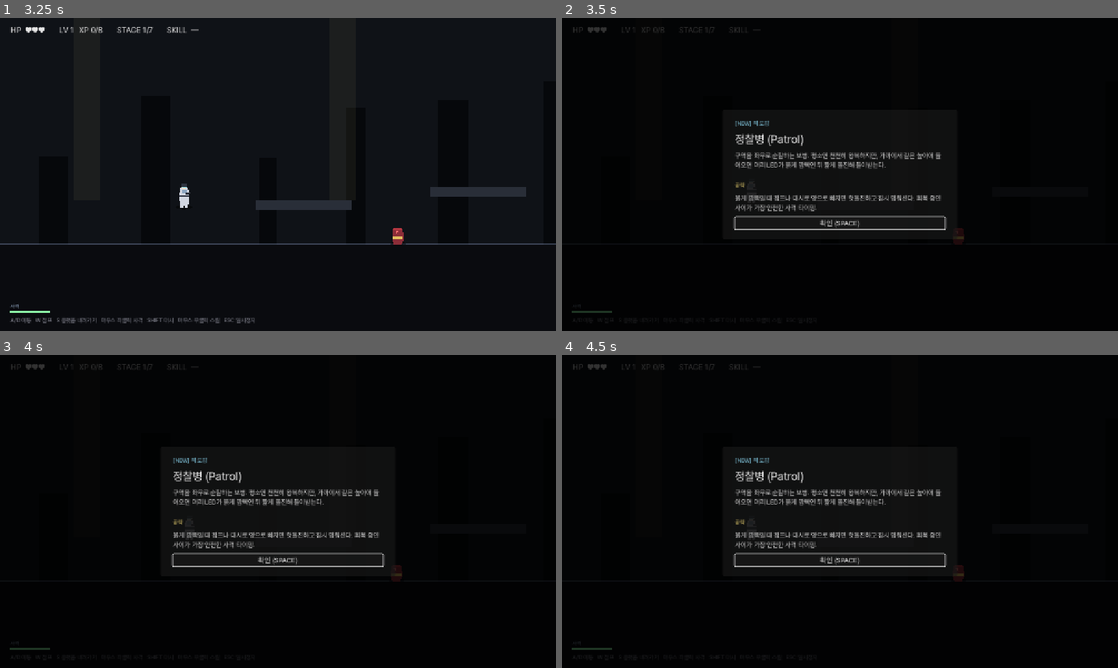
Above: before the commit, frames 1-4 (two rows, left to right).
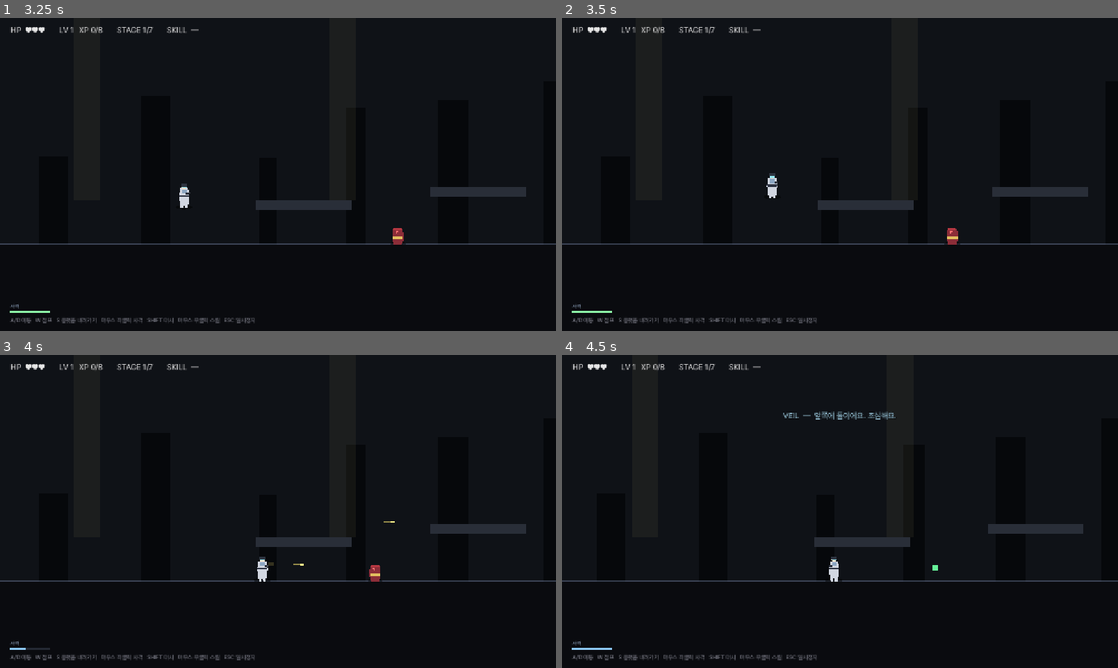
Above: after the commit, the same moments.

Repository: soomin007/EyesOnYou
Game: Godot game, scene res://scenes/stage.tscn
Two runs of this game, one before a commit and one after it. Both use one fixed random seed, a clock stepped at 60 frames per second and the inputs below. This scene is started directly instead of the project's main scene.
Inputs (mouse positions are in pixels of both pictures, inside the frame that each line leads up to):
- Up to frame 1 (3.25 s): tap Enter at 0.5 s; move the mouse to (400, 158) at 0.52 s; hold J (attack) 0.53-1.28 s; hold D (move_right) 0.53-2.03 s; click (400, 158) at 0.67 s; tap W (jump) at 0.77, 1.52, 3.02 s; move the mouse to (166, 190) at 1.27 s; tap Shift (dash) at 1.35 s; move the mouse to (333, 105) at 2.02 s; hold A (move_left) 2.03-2.78 s; tap Space at 2.1 s; move the mouse to (250, 237) at 2.77 s; hold D (move_right) from 2.78 s (still down); tap K at 2.85 s; click (250, 237) at 2.92 s
- Up to frame 2 (3.5 s): keep holding D (move_right)
- Up to frame 3 (4 s): keep holding D (move_right); move the mouse to (444, 558) at 3.52 s; hold J (attack) from 3.53 s (still down); tap W (jump) at 3.77 s
- Up to frame 4 (4.5 s): move the mouse to (673, 464) at 4.27 s; release D (move_right) at 4.28 s; release J (attack) at 4.28 s; hold A (move_left) from 4.28 s (still down); tap Shift (dash) at 4.35 s

Frame 1 is identical in both runs. In frame 2, 4.8% of the frame differs, in the area x 0-100%, y 2-98%; in frame 3, 4.8%; in frame 4, 5.6%, in the area x 0-100%, y 0-98%.
Error after the commit: Parse Error: Not all code paths return a value. (res://scripts/BestiaryOverlay.gd:12)

Commit message:
docs+refactor: show-don't-tell 톤 일괄 적용
- DESIGN_show_dont_tell.md 작성 — 텍스트→체험 디자인 원칙 + 적용 후보
- 보스 페이즈 알림: 큰 영문 배너 제거 → VEIL 짧은 자막
  ("패턴이 바뀌었어요. 양쪽 조심해요." / "불안정해졌어요. 거리 두고 빠르게.")
- 오프닝: INTRO_SYSTEM 3단락 의뢰인/지원/배경 → 1단락 짧게.
  INTRO_VEIL 3줄 인사 → 2줄.
- 도감: blurb + tactic 이중 → blurb 한 줄 (관찰 톤). 공략 언급 제거.
  RichTextLabel + 키워드 노란색 강조 (LED, 조준선, 그림자 등)

Diff:
--- a/scripts/BestiaryData.gd
+++ b/scripts/BestiaryData.gd
@@ -4,31 +4,28 @@
 # 적 도감 — 첫 조우 시 BestiaryOverlay가 이 데이터를 카드로 표시.
 # id는 Enemy._enemy_id() 반환값과 일치해야 함.
 
+# 도감은 "관찰 메모" 톤 — 행동 단서만 짧게 적고, 공략은 플레이로 알아가게.
+# (사용자 디자인 방향: 글로 명시 설명 < 체험으로 체득)
 const ENEMIES: Dictionary = {
 	"patrol": {
-		"name": "정찰병 (Patrol)",
-		"blurb": "구역을 좌우로 순찰하는 보병. 평소엔 천천히 왕복하지만, 가까이서 같은 높이에 들어오면 머리 LED가 붉게 깜빡인 뒤 짧게 돌진해 들이받는다.",
-		"tactic": "붉게 깜빡일 때 점프나 대시로 옆으로 빠지면 헛돌진하고 잠시 멈춰선다. 회복 중인 사이가 가장 안전한 사격 타이밍.",
+		"name": "정찰병",
+		"blurb": "좌우 순찰. 가까이 가면 머리 LED가 붉게 깜빡인다.",
 	},
 	"sniper": {
-		"name": "저격수 (Sniper)",
-		"blurb": "한 자리에 박혀 붉은 조준선으로 잠시 겨눈 뒤 발사하는 원거리 적. 사거리는 길지만 조준이 끊기면 발사를 취소한다.",
-		"tactic": "조준선이 보이는 동안 플랫폼이나 벽 뒤로 시야를 끊으면 사격이 취소된다. 엄폐 후 측면으로 돌아 들어가 단발에 정리.",
+		"name": "저격수",
+		"blurb": "한 자리에 박혀 붉은 조준선을 쏜다. 시야가 끊기면 사격이 취소된다.",
 	},
 	"drone": {
-		"name": "공습 드론 (Strike Drone)",
-		"blurb": "공중에서 플레이어를 추적하는 정찰체. 머리 위로 올라오면 호버링하며 폭탄을 투하한다. 폭탄은 떨어지면서 광역 폭발.",
-		"tactic": "그림자가 머리 위에 들어오면 즉시 옆으로 이동. 호버링 중에는 발이 멈춰 있어 사격하기 좋다. 폭탄을 떨구기 전에 떨어뜨리는 게 핵심.",
+		"name": "공습 드론",
+		"blurb": "공중에서 머리 위로 따라온다. 그림자를 본다.",
 	},
 	"bomber": {
-		"name": "자폭병 (Charger)",
-		"blurb": "가슴에 폭탄을 끌어안은 보병. 평소엔 느리게 배회하지만 시야에 들어오면 빠르게 따라붙고, 근거리에 닿으면 빨갛게 깜빡인 뒤 자폭한다.",
-		"tactic": "체력은 한 발에 빠진다. 깜빡이기 시작하기 전에 거리를 두고 사격으로 정리. 이미 카운트다운에 들어갔다면 폭발 반경(약 70px) 밖으로 빠져나오는 게 우선.",
+		"name": "자폭병",
+		"blurb": "느리게 배회. 시야에 들면 따라붙고, 빨갛게 깜빡인다.",
 	},
 	"shield": {
-		"name": "방패병 (Bulwark)",
-		"blurb": "정면에 큰 방패를 든 중장보병. 정면에서 들어오는 사격은 방패가 튕겨내고 데미지가 통하지 않는다. 측면이나 등 뒤에서만 피해를 입는다.",
-		"tactic": "정면 돌파는 시간 낭비 — 점프나 대시로 측면을 잡거나 등 뒤로 돌아 사격하면 그제야 체력이 깎인다. 근접 휘두르기는 정면 한 보 거리에서만 위험.",
+		"name": "방패병",
+		"blurb": "정면에 큰 방패. 정면 사격은 튕겨낸다.",
 	},
 }
 
--- a/scripts/BestiaryOverlay.gd
+++ b/scripts/BestiaryOverlay.gd
@@ -50,47 +50,47 @@
 	margin.add_child(v)
 
 	var header := Label.new()
-	header.text = "[NEW] 적 도감"
-	header.add_theme_font_size_override("font_size", 13)
+	header.text = "[조우]"
+	header.add_theme_font_size_override("font_size", 12)
 	header.add_theme_color_override("font_color", Color(0.55, 0.85, 0.95))
 	v.add_child(header)
 
 	var name_label := Label.new()
 	name_label.text = str(data.get("name", "???"))
-	name_label.add_theme_font_size_override("font_size", 26)
+	name_label.add_theme_font_size_override("font_size", 24)
 	name_label.add_theme_color_override("font_color", Color(0.95, 0.95, 0.95))
 	v.add_child(name_label)
 
-	var blurb := Label.new()
-	blurb.text = str(data.get("blurb", ""))
-	blurb.add_theme_font_size_override("font_size", 15)
-	blurb.add_theme_color_override("font_color", Color(0.85, 0.85, 0.85))
-	blurb.autowrap_mode = TextServer.AUTOWRAP_WORD_SMART
+	# 관찰 메모 — 짧은 행동 단서. 공략은 플레이로 알아가게 (글로 풀지 않음).
+	# 행동 키워드("LED", "조준선", "그림자" 등)만 강조 색으로 구분.
+	var blurb := RichTextLabel.new()
+	blurb.bbcode_enabled = true
+	blurb.fit_content = true
+	blurb.scroll_active = false
+	blurb.text = _highlight_keywords(str(data.get("blurb", "")))
+	blurb.add_theme_font_size_override("normal_font_size", 15)
+	blurb.add_theme_color_override("default_color", Color(0.85, 0.85, 0.85))
 	blurb.custom_minimum_size = Vector2(480, 0)
 	v.add_child(blurb)
 
-	v.add_child(HSeparator.new())
-
-	var tactic_h := Label.new()
-	tactic_h.text = "공략"
-	tactic_h.add_theme_font_size_override("font_size", 13)
-	tactic_h.add_theme_color_override("font_color", Color(0.95, 0.85, 0.45))
-	v.add_child(tactic_h)
-
-	var tactic := Label.new()
-	tactic.text = str(data.get("tactic", ""))
-	tactic.add_theme_font_size_override("font_size", 15)
-	tactic.add_theme_color_override("font_color", Color(0.85, 0.85, 0.85))
-	tactic.autowrap_mode = TextServer.AUTOWRAP_WORD_SMART
-	tactic.custom_minimum_size = Vector2(480, 0)
-	v.add_child(tactic)
-
 	var btn := Button.new()
-	btn.text = "확인 (SPACE)"
+	btn.text = "확인"
 	btn.process_mode = Node.PROCESS_MODE_ALWAYS
 	btn.pressed.connect(func() -> void: _close(layer))
 	v.add_child(btn)
 	btn.grab_focus.call_deferred()
+
+# 행동 단서 단어를 노란색으로 강조 — 정보를 글로 풀지 않고 시선만 유도.
+static func _highlight_keywords(text: String) -> String:
+	var keywords: Array = [
+		"붉게 깜빡", "조준선", "그림자", "빨갛게 깜빡", "방패", "튕겨낸다",
+		"순찰", "호버", "자폭",
+	]
+	var result: String = text
+	for k in keywords:
+		var word: String = str(k)
+		result = result.replace(word, "[color=#f5d873]%s[/color]" % word)
+	return result
 
 	host.add_child(layer)
 	return layer
--- a/scripts/Stage.gd
+++ b/scripts/Stage.gd
@@ -1481,47 +1481,15 @@
 		3: boss_hp_bar_fill.color = Color(1.0, 0.18, 0.18)
 
 func _on_boss_phase_changed(new_phase: int) -> void:
-	# 화면 플래시 + 카메라 흔들림. 큰 페이즈 라벨로 인지 보강.
-	_screen_flash(Color(1.0, 0.20, 0.22, 0.65), 0.08, 0.55)
-	_camera_shake(8.0 if new_phase == 2 else 14.0, 0.5)
-	var phase_text: String = ""
-	var phase_color: Color = Color(1.0, 0.55, 0.55)
+	# 페이즈 인지는 VEIL 자막 + 화면 플래시 + 카메라 흔들림으로.
+	# 큰 영문 배너는 톤 안 맞아 제거. VEIL이 짧게 코멘트.
+	_screen_flash(Color(1.0, 0.20, 0.22, 0.55), 0.06, 0.45)
+	_camera_shake(8.0 if new_phase == 2 else 14.0, 0.45)
 	match new_phase:
 		2:
-			phase_text = "PHASE 2 — TRACKING"
-			phase_color = Color(1.0, 0.65, 0.40)
+			_show_veil_subtitle("패턴이 바뀌었어요. 양쪽 조심해요.", 2.8)
 		3:
-			phase_text = "PHASE 3 — UNSTABLE"
-			phase_color = Color(1.0, 0.35, 0.35)
-	if phase_text != "":
-		_show_boss_phase_banner(phase_text, phase_color)
-	if new_phase == 3:
-		_show_veil_subtitle("자폭하려고 해요. 빠르게 처치해요, 요원.", 3.0)
-
-func _show_boss_phase_banner(text: String, col: Color) -> void:
-	var layer := CanvasLayer.new()
-	layer.layer = 23
-	add_child(layer)
-	var l := Label.new()
-	l.text = text
-	l.add_theme_font_size_override("font_size", 44)
-	l.add_theme_color_override("font_color", col)
-	l.add_theme_color_override("font_outline_color", Color(0, 0, 0))
-	l.add_theme_constant_override("outline_size", 6)
-	l.position = Vector2(140.0, 280.0)
-	l.size = Vector2(1000.0, 60.0)
-	l.horizontal_alignment = HORIZONTAL_ALIGNMENT_CENTER
-	l.modulate.a = 0.0
-	l.scale = Vector2(0.85, 0.85)
-	l.pivot_offset = Vector2(500.0, 30.0)
-	layer.add_child(l)
-	var tw := l.create_tween()
-	tw.set_parallel(true)
-	tw.tween_property(l, "modulate:a", 1.0, 0.3)
-	tw.tween_property(l, "scale", Vector2(1.0, 1.0), 0.35)
-	tw.chain().tween_interval(0.85)
-	tw.chain().tween_property(l, "modulate:a", 0.0, 0.5)
-	tw.chain().tween_callback(layer.queue_free)
+			_show_veil_subtitle("불안정해졌어요. 거리 두고 빠르게.", 2.8)
 
 func _on_boss_self_destruct_started() -> void:
 	# 화면 전체 경고 — 큰 카운트다운 라벨
--- a/scripts/VeilDialogue.gd
+++ b/scripts/VeilDialogue.gd
@@ -51,14 +51,13 @@
 ]
 
 # 첫 임무 시작 화면 — Briefing.gd가 stage 0 진입 시 한 번만 표시.
-# VEIL 발화가 아닌 시스템 텍스트 (의뢰인/목표/지원 정보).
-const INTRO_SYSTEM: String = "ARCTURUS SECURE CHANNEL\nOPERATION PALIMPSEST\n\n의뢰인: 익명\n목표: SILO-7 침투. 서버실 데이터 드라이브 회수. 흔적 없이 철수.\n지원: VEIL (상황실 파트너)\n\n[교신 연결 중...]"
+# VEIL 발화가 아닌 시스템 텍스트. 짧고 차갑게 — 자세한 컨텍스트는 게임 안에서 체감.
+const INTRO_SYSTEM: String = "OPERATION PALIMPSEST\nSILO-7 — 데이터 회수.\n\n[교신 연결 중...]"
 
-# 시스템 텍스트 직후 VEIL 첫 마디 (한 번만, stage 0 진입 시)
+# 시스템 텍스트 직후 VEIL 첫 마디 (한 번만, stage 0 진입 시) — 짧고 자연스럽게.
 const INTRO_VEIL: Array[String] = [
-	"요원, 들려요?",
-	"저는 VEIL이에요. 오늘 임무 지원할게요.",
-	"외곽부터 시작해요.",
+	"...연결됐어요.",
+	"외곽부터 가요, 요원.",
 ]
 
 # 레벨업 fallback (랜덤 6개)
Not shown, added: DESIGN_show_dont_tell.md
